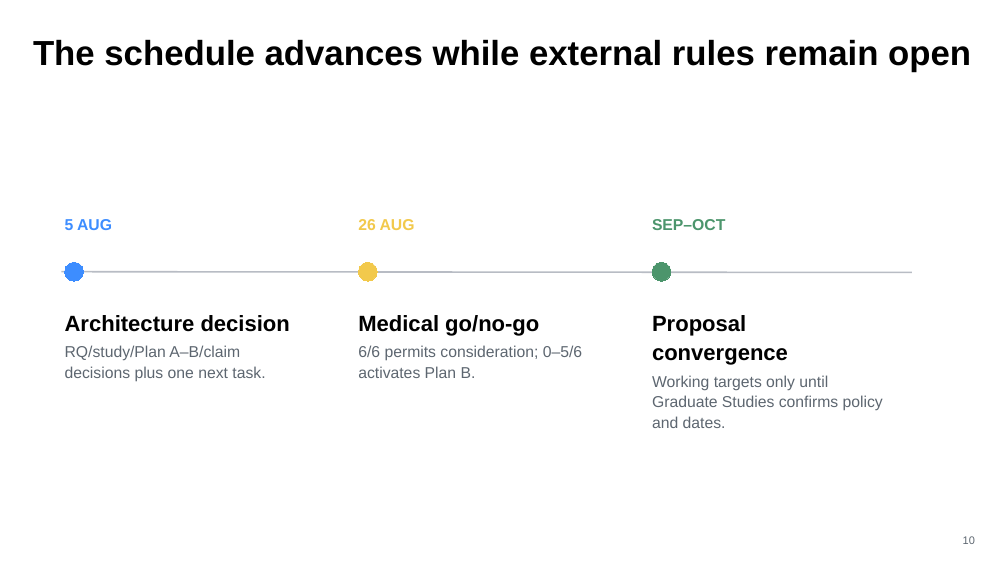
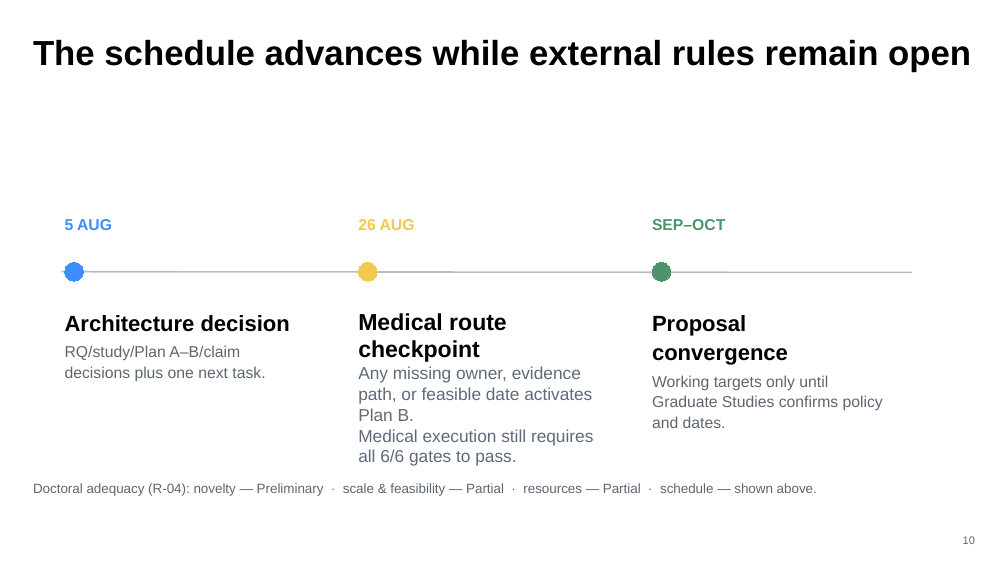
Before and after one commit to AliHamed17/Vego-Ai, a slide deck: slide 10 of presentations/VEGO-AI-Iris-Supervisor-Decisions-2026-08-05.pptx. Drawn at 1008x567 pixels with LibreOffice and Linux fonts; fonts in the diff are those of the drawing. Boxes give left, top, right and bottom in pixels: in the first picture for what was removed or moved away, otherwise in the second. Text is boxed around its words. In the diff, an @@ line names an element or a change of style, - is before the commit and + after.

```diff
--- a/presentations/VEGO-AI-Iris-Supervisor-Decisions-2026-08-05.pptx
+++ b/presentations/VEGO-AI-Iris-Supervisor-Decisions-2026-08-05.pptx
@@ text at box(358, 313, 593, 466): text changed; size 15 to 16.5 pt; text colour #5D6670 to #5F6B7A @@
-Medical go/no-go
-6/6 permits consideration; 0–5/6 activates Plan B.
+Medical route checkpoint
+Any missing owner, evidence path, or feasible date activates Plan B.
+Medical execution still requires all 6/6 gates to pass.
@@ text added at box(33, 483, 817, 496), 12.8 pt, text #5D6670 @@
+Doctoral adequacy (R-04): novelty — Preliminary · scale & feasibility — Partial · resources — Partial · schedule — shown above.
```
Also in this commit, not shown: 11 other slides changed, 38 other files.
